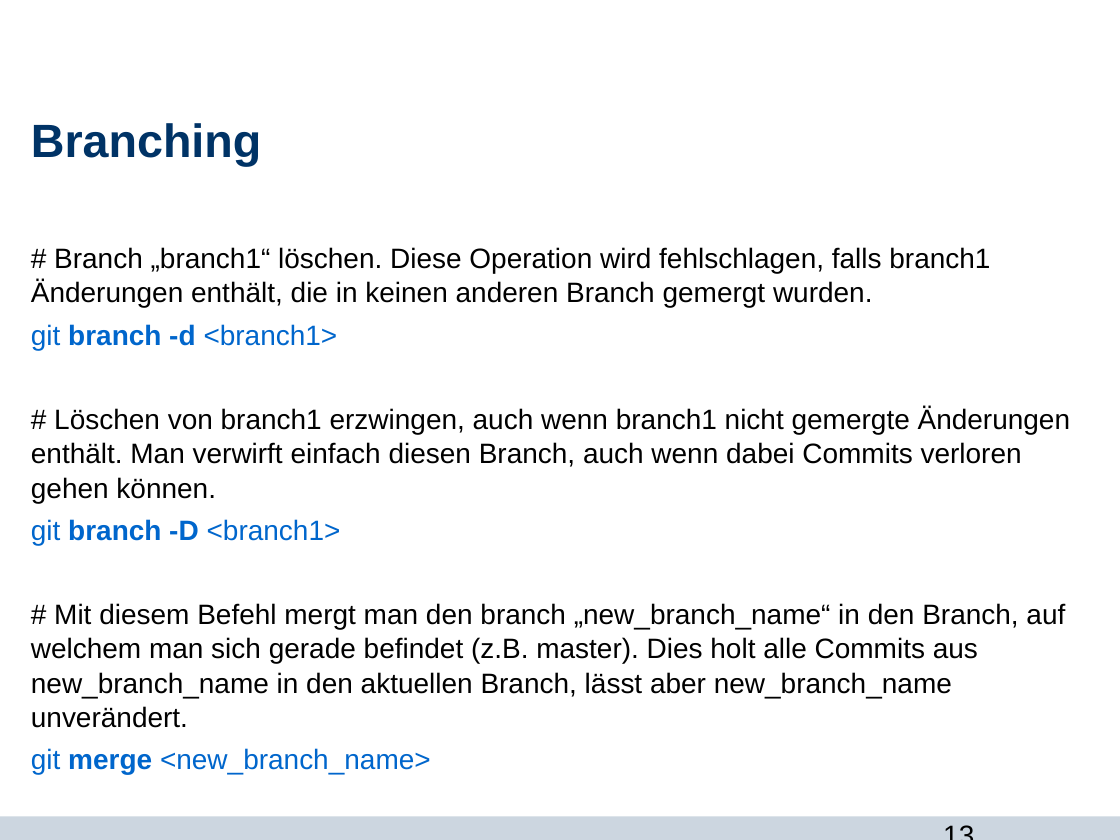
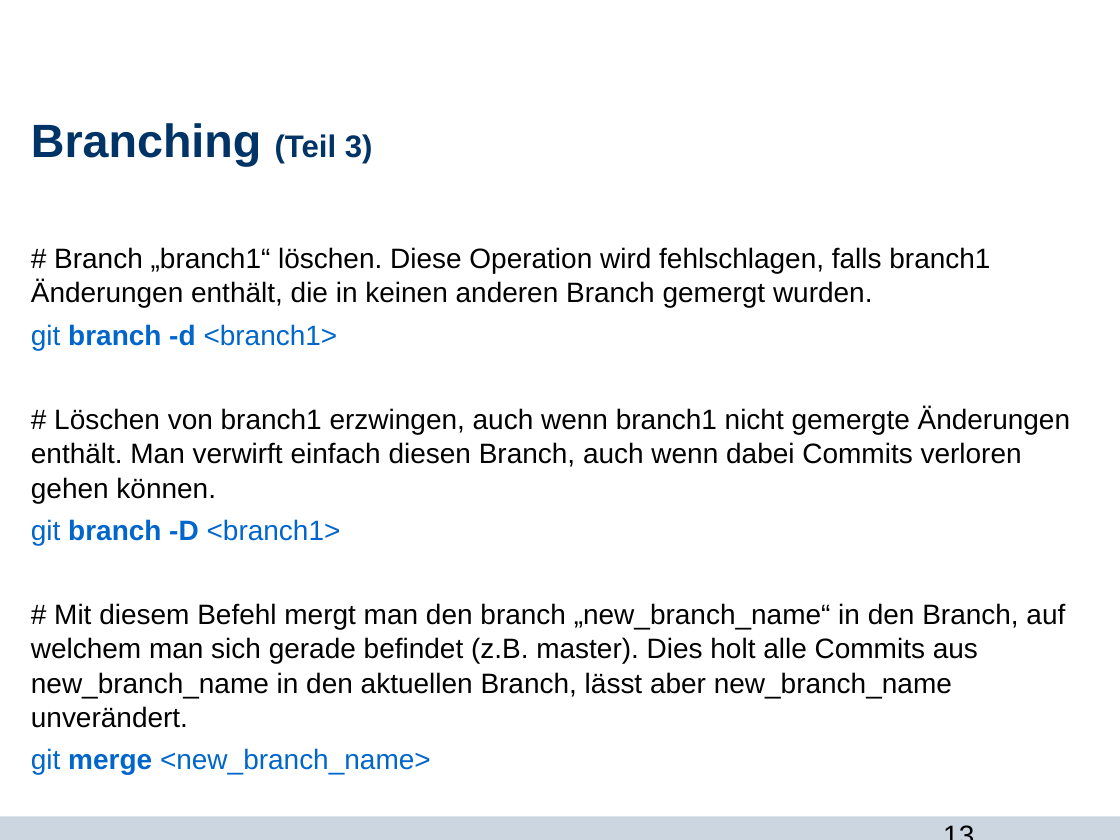
Before and after one commit to Jane333/git, a slide deck: slide 13 of git_und_du.odp. Drawn at 1120x840 pixels with LibreOffice and Linux fonts; fonts in the diff are those of the drawing; background and template pictures are left out. Boxes give left, top, right and bottom in pixels: in the first picture for what was removed or moved away, otherwise in the second. Text is boxed around its words. In the diff, an @@ line names an element or a change of style, - is before the commit and + after.

```diff
--- a/git_und_du.odp
+++ b/git_und_du.odp
@@ title at (x1=31, y1=123, x2=373, y2=166): text changed @@
-Branching
+Branching (Teil 3)
```
Also in this commit, not shown: 2 other slides changed, 1 other file.
